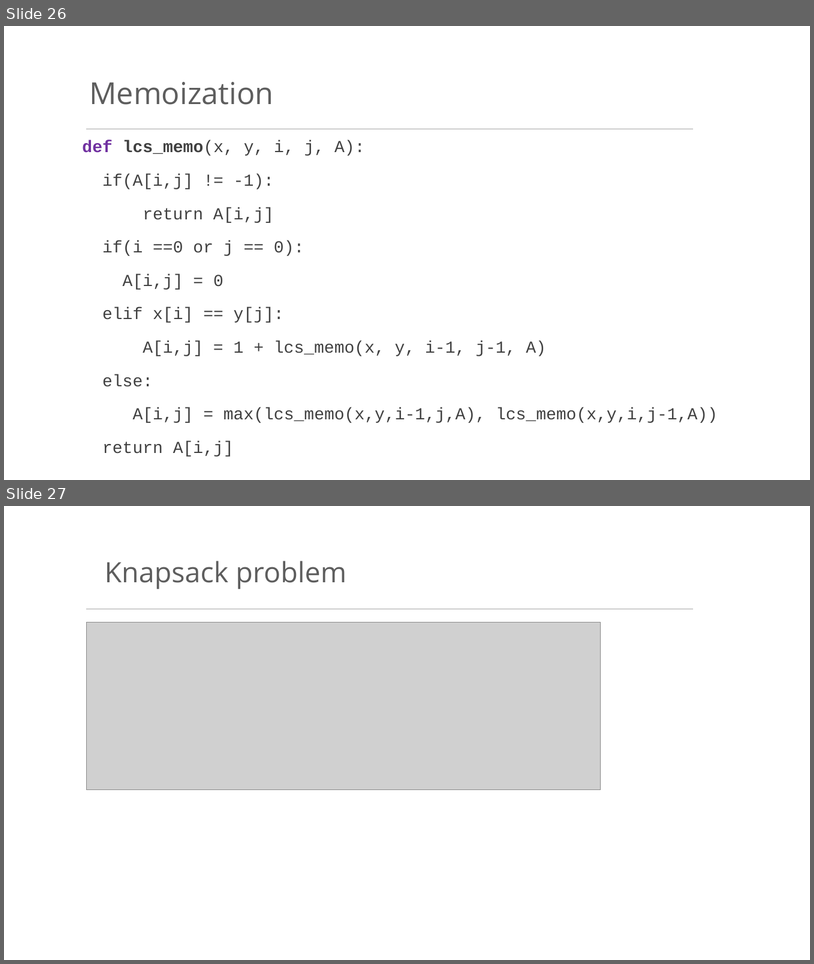
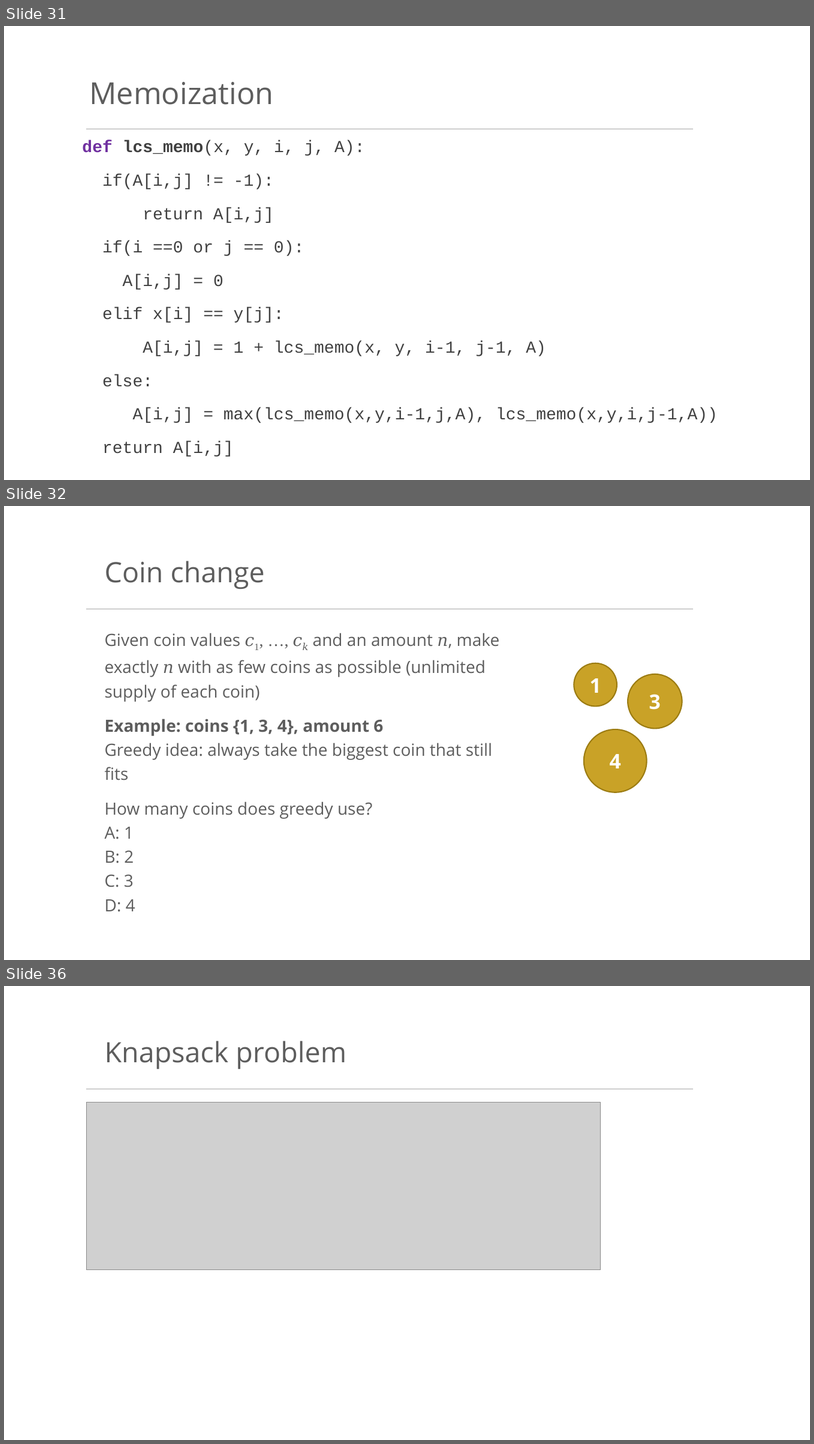
Before and after one commit to bwilder0/10607-f2026, a slide deck: files/lecture_8.pptx. Shown one above the other, each under a label of ours: slides 26 and 27 before the commit, slides 31, 32 and 36 after it; the slides between them are not shown. The pictures are 814x964 and 814x1444 pixels, drawn with LibreOffice and Linux fonts; fonts in the diff are those of the drawing; grey boxes stand for pictures; background and template pictures are left out. Boxes give left, top, right and bottom in pixels: in the first picture for what was removed or moved away, otherwise in the second. Text is boxed around its words. In the diff, an @@ line names an element or a change of style, - is before the commit and + after.

```diff
--- a/files/lecture_8.pptx
+++ b/files/lecture_8.pptx
@@ slide 32 added at (x1=4, y1=506, x2=810, y2=960), background #FFFFFF; not listed: 1 template element that a slide beside it also shows @@
@@ text added at (x1=105, y1=561, x2=265, y2=589), 33.3 pt, text #5D5D5D @@
+Coin change
@@ text added at (x1=105, y1=633, x2=500, y2=912), 20 pt, text #5D5D5D @@
+Given coin values 𝑐1, …, 𝑐𝑘 and an amount 𝑛, make exactly 𝑛 with as few coins as possible (unlimited supply of each coin)
+Example: coins {1, 3, 4}, amount 6
+Greedy idea: always take the biggest coin that still fits
+How many coins does greedy use?
+A: 1
+B: 2
+C: 3
+D: 4
@@ ellipse added at (x1=575, y1=663, x2=617, y2=706), fill #C9A227, outline #9C7C12 1.5 pt, 24 pt, text #FFFFFF, bold @@
+1
@@ ellipse added at (x1=629, y1=674, x2=683, y2=729), fill #C9A227, outline #9C7C12 1.5 pt, 24 pt, text #FFFFFF, bold @@
+3
@@ ellipse added at (x1=584, y1=729, x2=647, y2=792), fill #C9A227, outline #9C7C12 1.5 pt, 24 pt, text #FFFFFF, bold @@
+4
@@ what was slide 26 is now slide 31 @@
@@ what was slide 27 is now slide 36 @@
```
Also in this commit, not shown: 11 other slides added.
